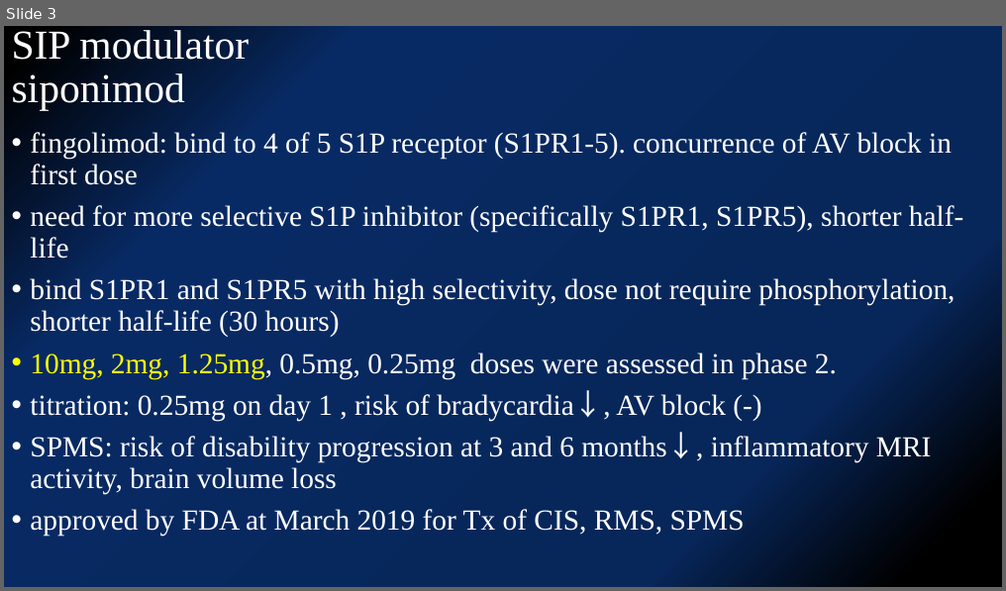
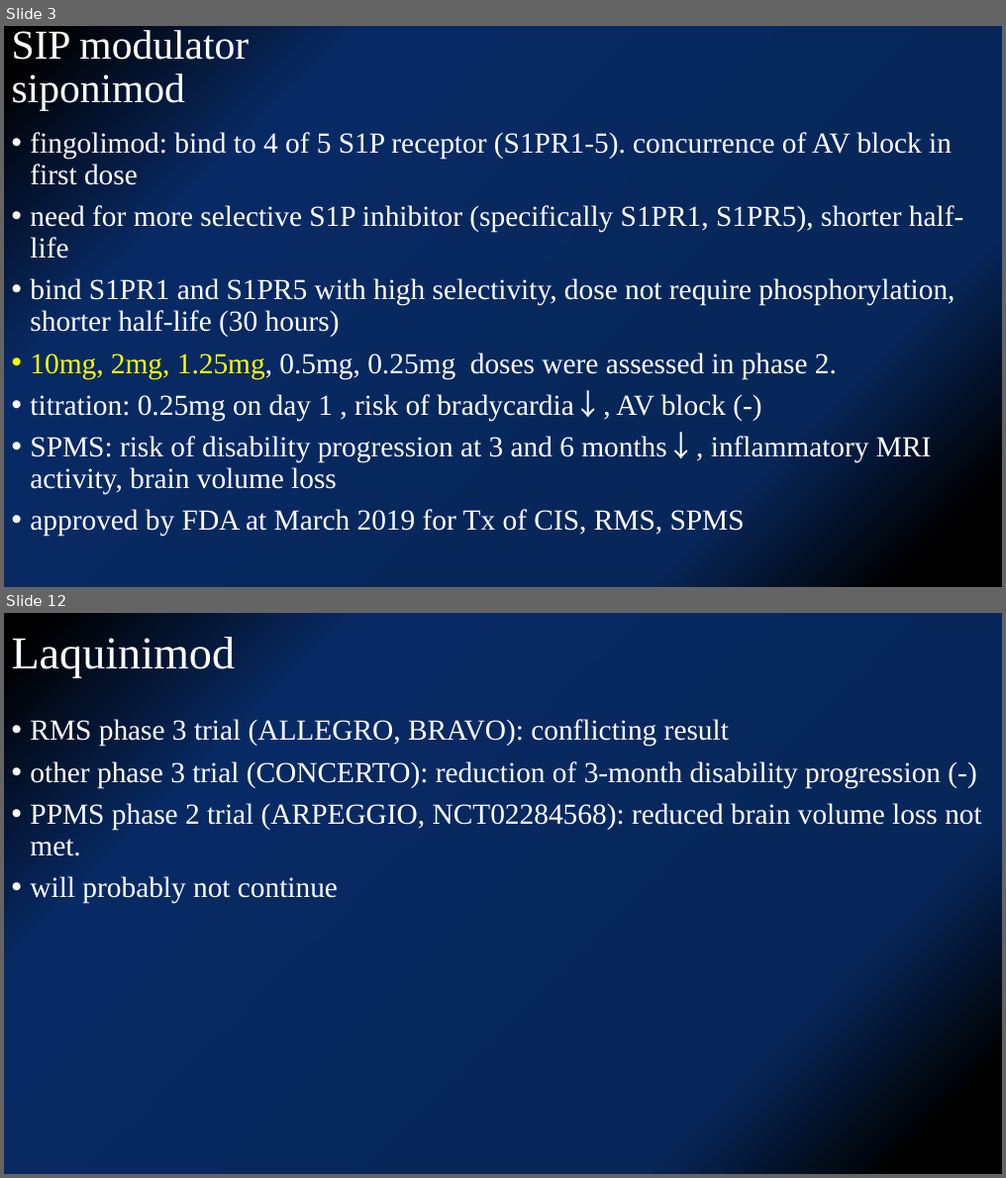
Before and after one commit to kjfdf/12.07_lab_meeting, a slide deck: 2020.12.07 유일한 임상저널리뷰.pptx. Shown one above the other, each under a label of ours: slide 3 before the commit, slides 3 and 12 after it; the slides between them are not shown. The pictures are 1006x591 and 1006x1178 pixels, drawn with LibreOffice and Linux fonts; fonts in the diff are those of the drawing. Boxes give left, top, right and bottom in pixels: in the first picture for what was removed or moved away, otherwise in the second. Text is boxed around its words. In the diff, an @@ line names an element or a change of style, - is before the commit and + after.

```diff
--- a/2020.12.07 유일한 임상저널리뷰.pptx
+++ b/2020.12.07 유일한 임상저널리뷰.pptx
@@ slide 12 added at (4, 613, 1002, 1174), background gradient #000000 to #072659 to #082A64 @@
@@ title added at (12, 634, 236, 678), 44 pt, text #FFFFFF @@
+Laquinimod
@@ text added at (30, 719, 981, 903), 28 pt, text #FFFFFF @@
+• RMS phase 3 trial (ALLEGRO, BRAVO): conflicting result
+• other phase 3 trial (CONCERTO): reduction of 3-month disability progression (-)
+• PPMS phase 2 trial (ARPEGGIO, NCT02284568): reduced brain volume loss not met.
+• will probably not continue
```
Also in this commit, not shown: 5 slides changed, 4 other slides added, 4 slides removed.
